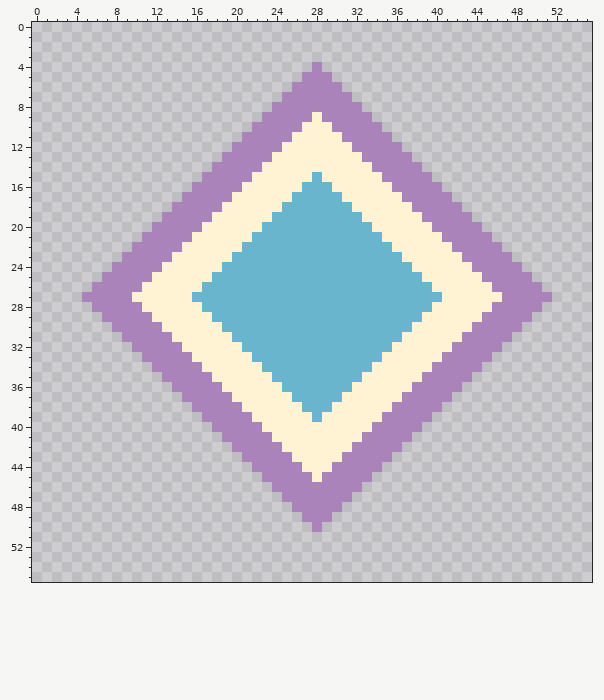
Two versions of one pixel-art file, assets/source/aseprite/ui_wild.aseprite. Above is the file before it was changed.
56x56 pixels, 1 frame.
New version:
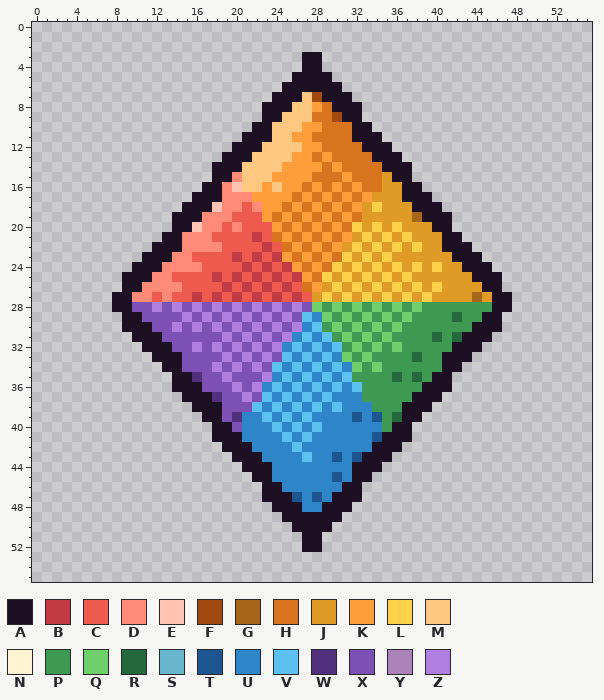
Palette (. is transparent): A #1c1022  B #c23a43  C #ef5a4f  D #ff8a78  E #ffc4b4  F #a04a12  G #a8661a  H #d8741e  J #e09a26  K #ff9e3a  L #ffd04a  M #ffc880  N #fff3d4  P #3e9a52  Q #6fcf6a  R #24683c  S #68b5ce  T #1d5590  U #2e86c8  V #5cc0f0  W #52307e  X #7c50b4  Y #aa83bb  Z #b07ee0
The exact change:
Changed rows in their new state; - is an unchanged pixel.
first column x 5:
 3 ----------------------AA-----------------------
 4 ----------------------AA-----------------------
 5 ---------------------AAAA----------------------
 6 --------------------AAAAAA---------------------
 7 -------------------AAAMFAAA--------------------
 8 ------------------AAAMMKHAAA-------------------
 9 ------------------AAMMMHHFAA.------------------
10 -----------------AAMMMKKHHHAA.-----------------
11 ----------------AAAMMKKHHHHAAA.----------------
12 ---------------AAAMMMMKKHHHHAAA.---------------
13 --------------AAAMMMMKKHKHHHHAAA.--------------
14 -------------AAAMMMMKKKKHKHHHHAAA.-------------
15 ------------.AADMMMKKKKHHHKHHHJAA..------------
16 -----------.AADEMMKMKKHKHKHKHHJJAA..-----------
17 ----------.AAADDDKKKKHKHKHKHKJJJAAA..----------
18 ---------.AAAEDDCDKKHKHKHKHKJLJJJAAA..---------
19 --------.AAADDDCCCKHKHKHKHKHJJJJJGAAA..--------
20 -------..AAEDDCDCCCKHKHKHKHLJLJLJJJAA...-------
21 ------..AADDDCCCCBCHKHKHKHKJLJLJLJJJAA...------
22 -----..AAADDDDCCCCBCHKHKHKJLJLJLJLJJAAA...-----
23 ----..AAADDCCCCBCBCBKHKHKHLJLJLJJJJJJAAA...----
24 ---..AAADDDDCCCCBCBCBKHKHLJLJLJLJLJLJJAAA...---
25 --..AAADDCCCCBCBCBCBCBKHLJLJLJLJLJJJJJJAAA...--
26 -...AADDDDCCCCBCBCBCBCHKJLJLJLJLJLJLJJJJAA....-
27 ...AADDCDCCBCBCBCBCBCBCJLJLJLJLJLJLJJJJGJAA....
28 -..AAXXZXZXZXZXZXZXZXZXQPQPQPQPQPQPPPPPPPAA...-
29 --..AAXXXXZXZXZXZXZXZXVUQPQPQPQPQPPPPRPPAA...--
30 ---.AAAXXZXZXZXZXZXZXZUVPQPQPQPQPPPPPPPAAA..---
31 ----.AAAXXXXXXZXZXZXZUVUVPQPQPQPPPPRPRAAA..----
32 -----.AAAXXZXZXZXZXZUVUVUVPQPQPQPPPPPAAA..-----
33 ------.AAAXXXXZXZXZXVUVUVUQPQPPPPRPPAAA..------
34 -------.AAXXXZXZXZXVUVUVUVUQPQPPPPPPAA..-------
35 --------.AAWXXZXXXZUVUVUVUVPPPPRPRPAA..--------
36 ---------AAAXXXZXZUVUVUVUVUVPPPPPPAAA.---------
37 ----------AAAWXXZXVUVUVUVUUUPPPPPAAA.----------
38 -----------AAAXXXVUVUVUVUVUUUPPPAAA.-----------
39 ------------AAXWUUVUVUVUUUUTUTPRAA.------------
40 -------------AAXUUUVUVUVUUUUUUPAA.-------------
41 -------------AAAUUUUVUVUUUUUUTAAA--------------
42 --------------AAAUUUUVUUUUUUUAAA---------------
43 ---------------AAAUUUUVUUTUTAAA----------------
44 ----------------AAAUUUUUUUUAAA-----------------
45 -----------------AAUUUUUUTUAA------------------
46 ------------------AAUUUUUUAA-------------------
47 ------------------AAATUTUAAA-------------------
48 -------------------AAAUUAAA--------------------
49 --------------------AAAAAA---------------------
50 ---------------------AAAA----------------------
51 ----------------------AA-----------------------
52 ----------------------AA-----------------------
Boxes around the changes in both pictures, in picture pixels (x1, y1, x2, y2):
changed: (82, 52, 552, 552)
